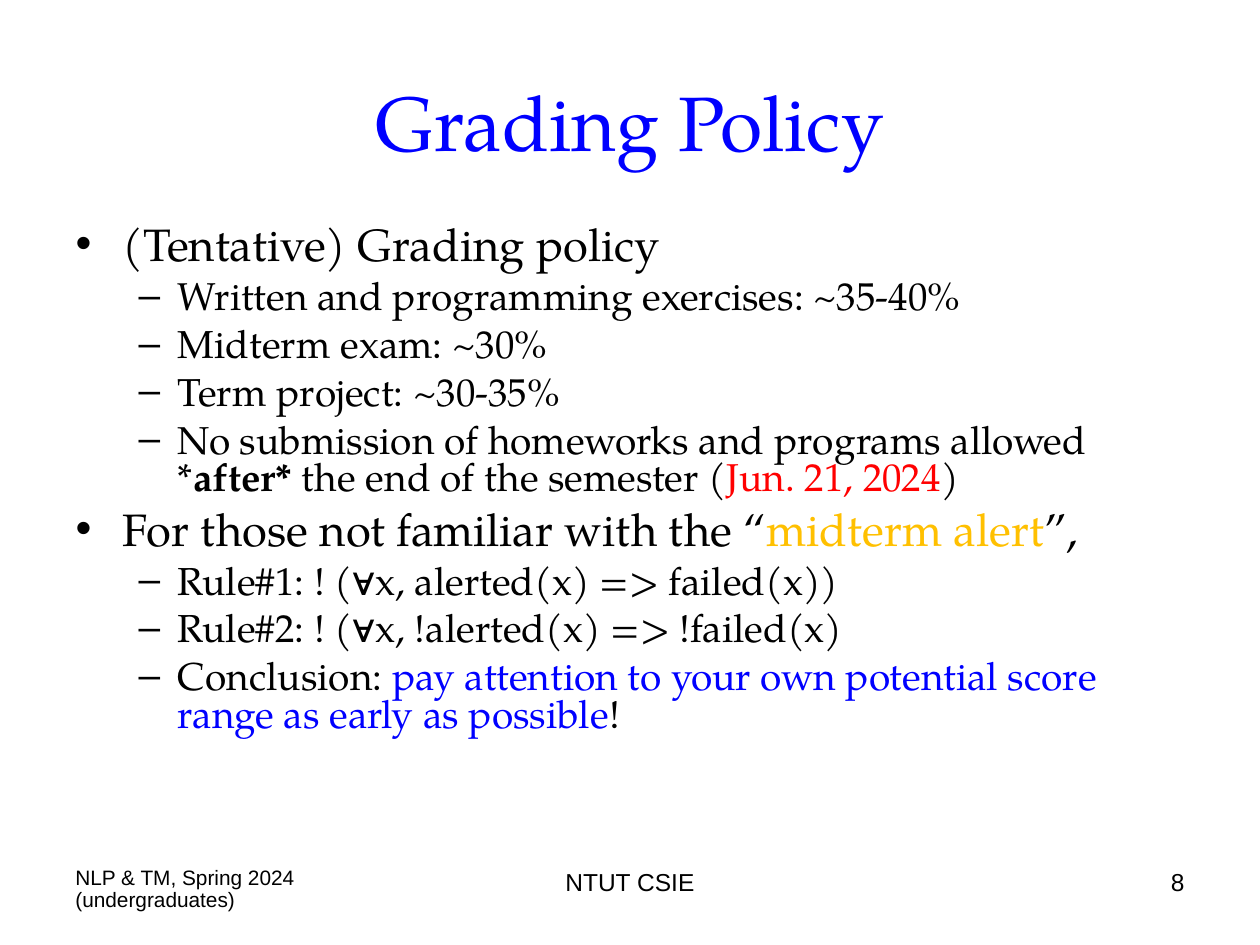
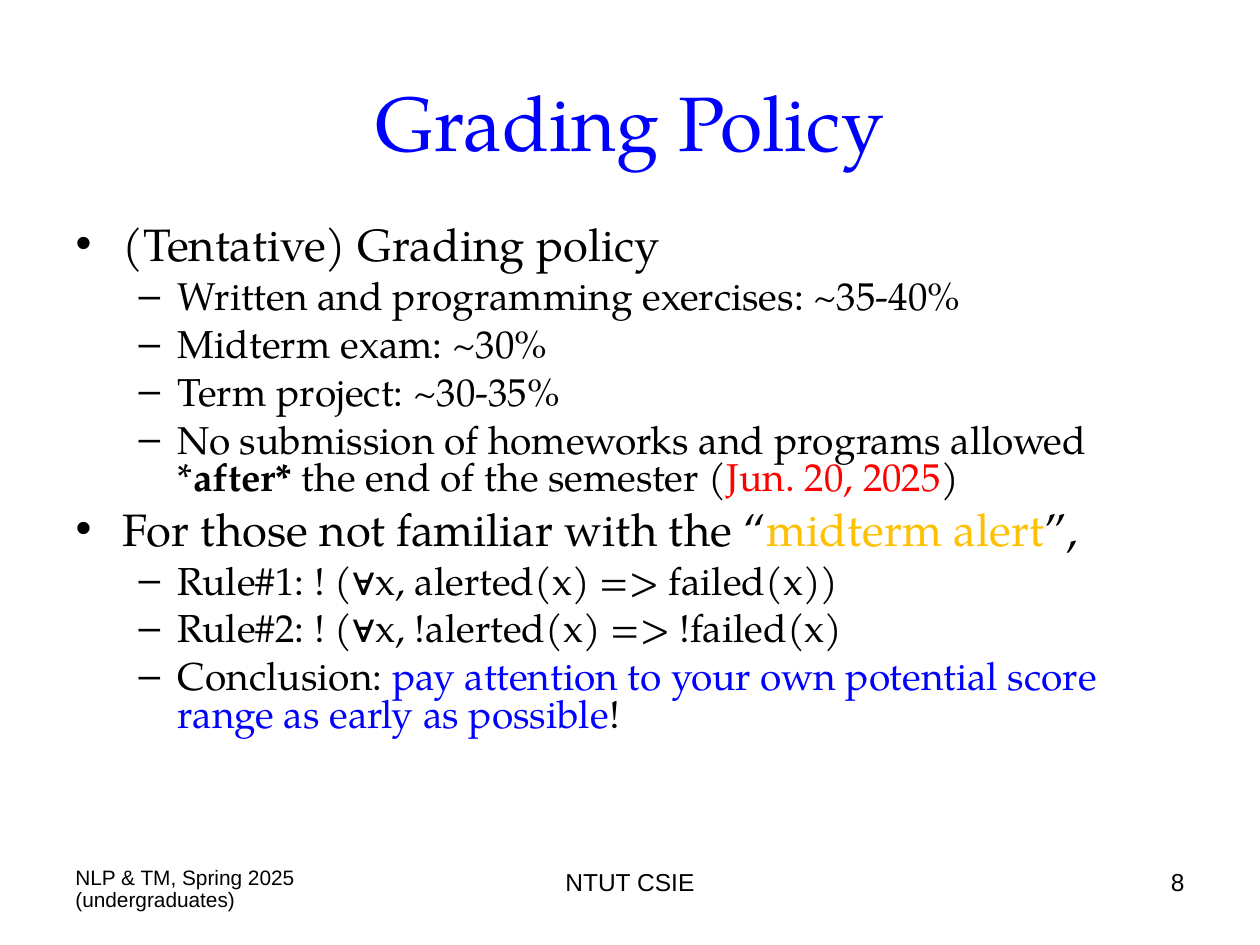
Before and after one commit to chriswjh/chriswjh.github.io, a slide deck: slide 8 of NLP_TM/00-Overview.ppt. Drawn at 1260x945 pixels with LibreOffice and Linux fonts; fonts in the diff are those of the drawing. Boxes give left, top, right and bottom in pixels: in the first picture for what was removed or moved away, otherwise in the second. Text is boxed around its words. In the diff, an @@ line names an element or a change of style, - is before the commit and + after.

```diff
--- a/NLP_TM/00-Overview.ppt
+++ b/NLP_TM/00-Overview.ppt
@@ text at (178, 413, 1086, 501): text changed @@
-  – No submission of homeworks and programs allowed *after* the end of the semester (Jun. 21, 2024)
+  – No submission of homeworks and programs allowed *after* the end of the semester (Jun. 20, 2025)
@@ text at (75, 870, 294, 912): text changed @@
-NLP & TM, Spring 2024 (undergraduates)
+NLP & TM, Spring 2025 (undergraduates)
```
Also in this commit, not shown: 45 other slides changed.
